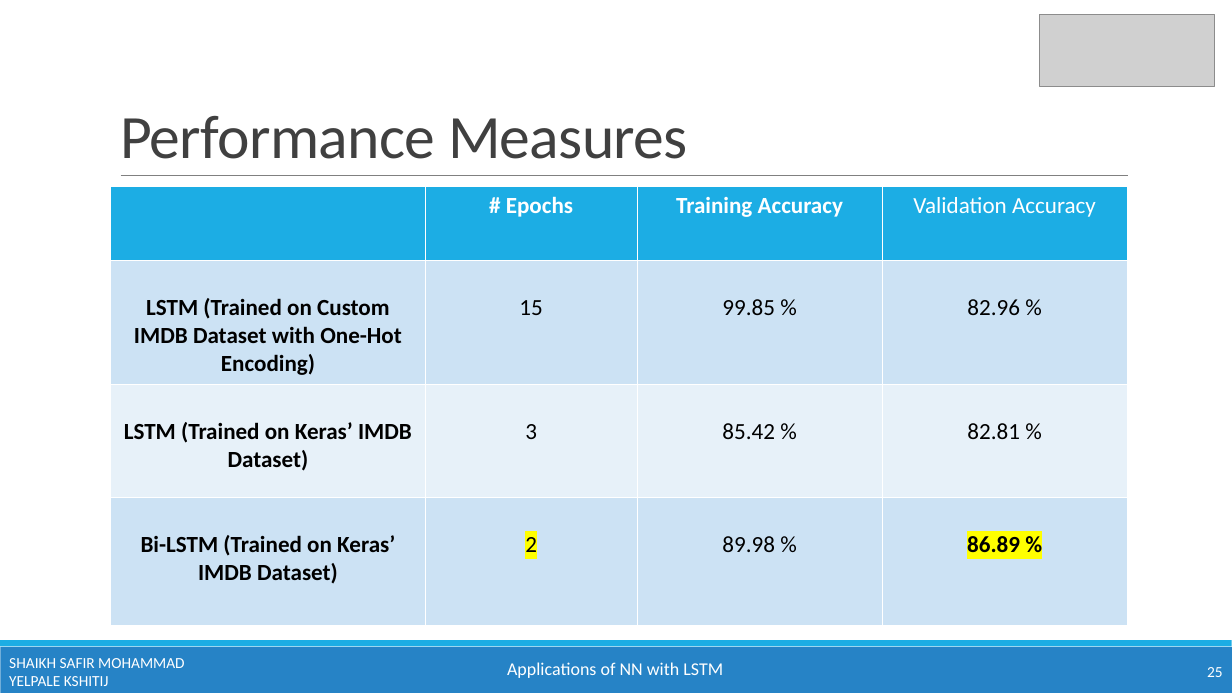
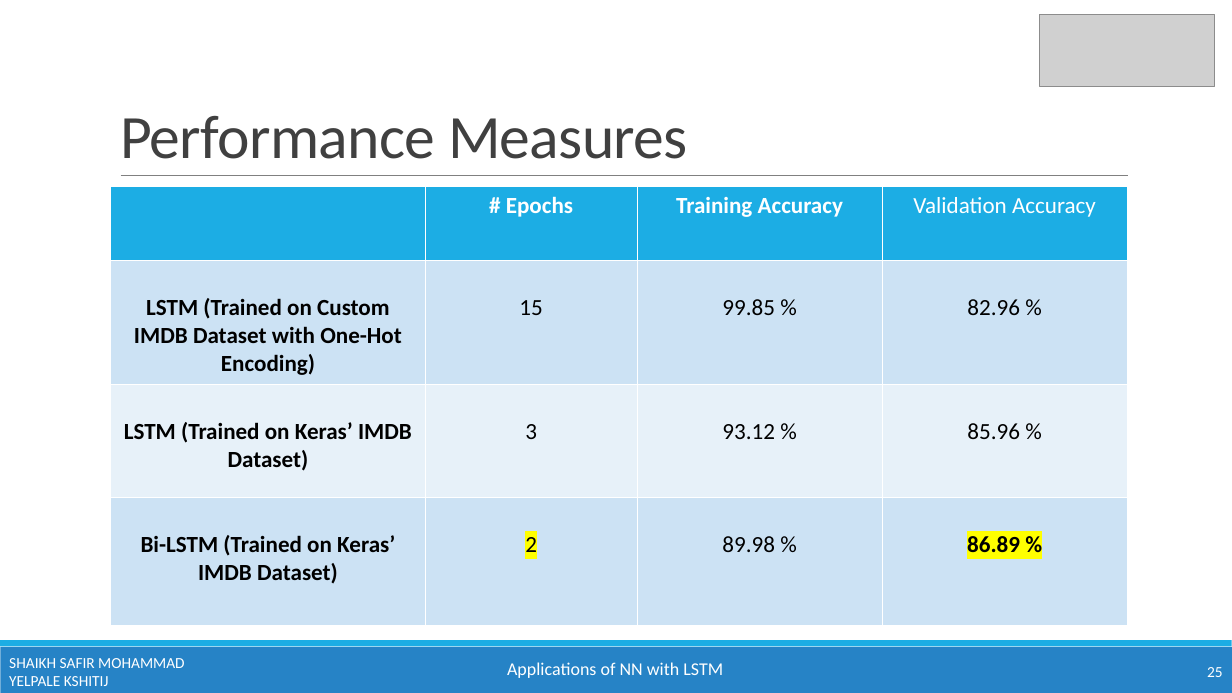
Before and after one commit to kshitijyelpale/LFD-Application-of-NN-in-LSTM, a slide deck: slide 25 of Documentation/LSTM Presentation.pptx. Drawn at 1232x693 pixels with LibreOffice and Linux fonts; fonts in the diff are those of the drawing; grey boxes stand for pictures. Boxes give left, top, right and bottom in pixels: in the first picture for what was removed or moved away, otherwise in the second. Text is boxed around its words. In the diff, an @@ line names an element or a change of style, - is before the commit and + after.

```diff
--- a/Documentation/LSTM Presentation.pptx
+++ b/Documentation/LSTM Presentation.pptx
@@ table at (111,187,1127,627) @@
-row 3, column 3: 85.42 %
+row 3, column 3: 93.12 %
-row 3, column 4: 82.81 %
+row 3, column 4: 85.96 %
```
